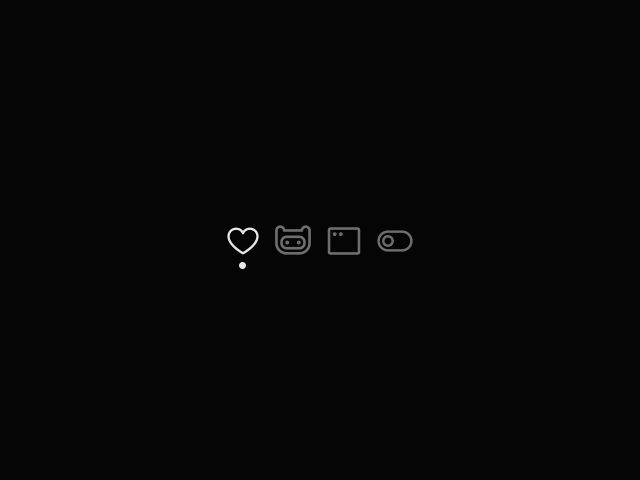
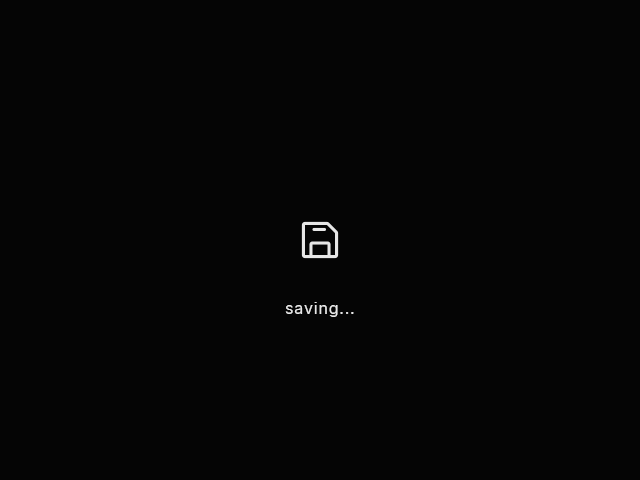
Two versions of the same layered image (640 × 480). Layer-by-layer changes:
added layer "floppy-disk" above "saving..." over [301, 221, 339, 259]
added layer "saving..." above "Ellipse 1" over [285, 302, 354, 317]
hid "Ellipse 1" over [238, 261, 247, 270]
hid "ic-favorite-f" over [227, 227, 259, 255]
hid "ic-game-f" over [275, 225, 311, 255]
hid "ic-app-f" over [327, 227, 361, 255]
hid "ic-setting-f" over [377, 230, 413, 252]
